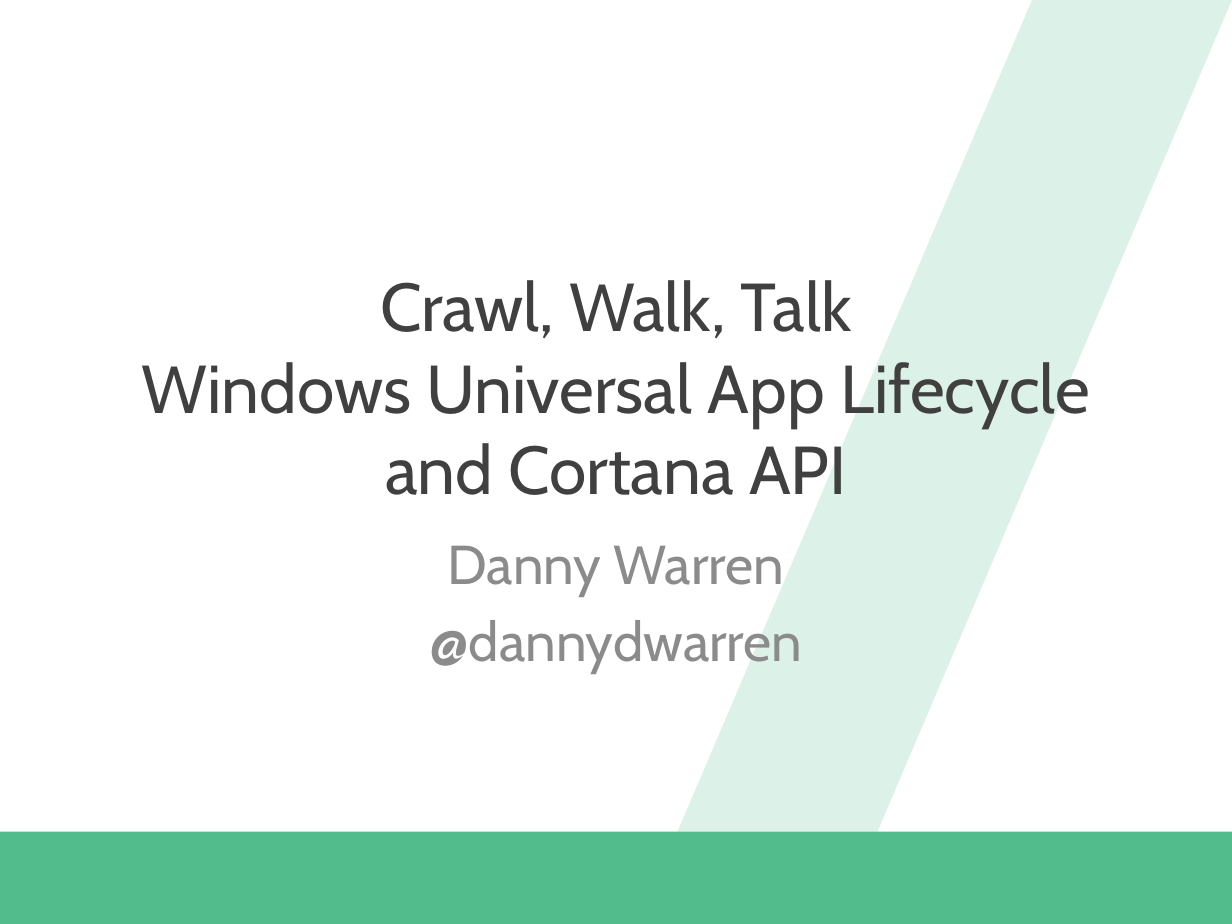
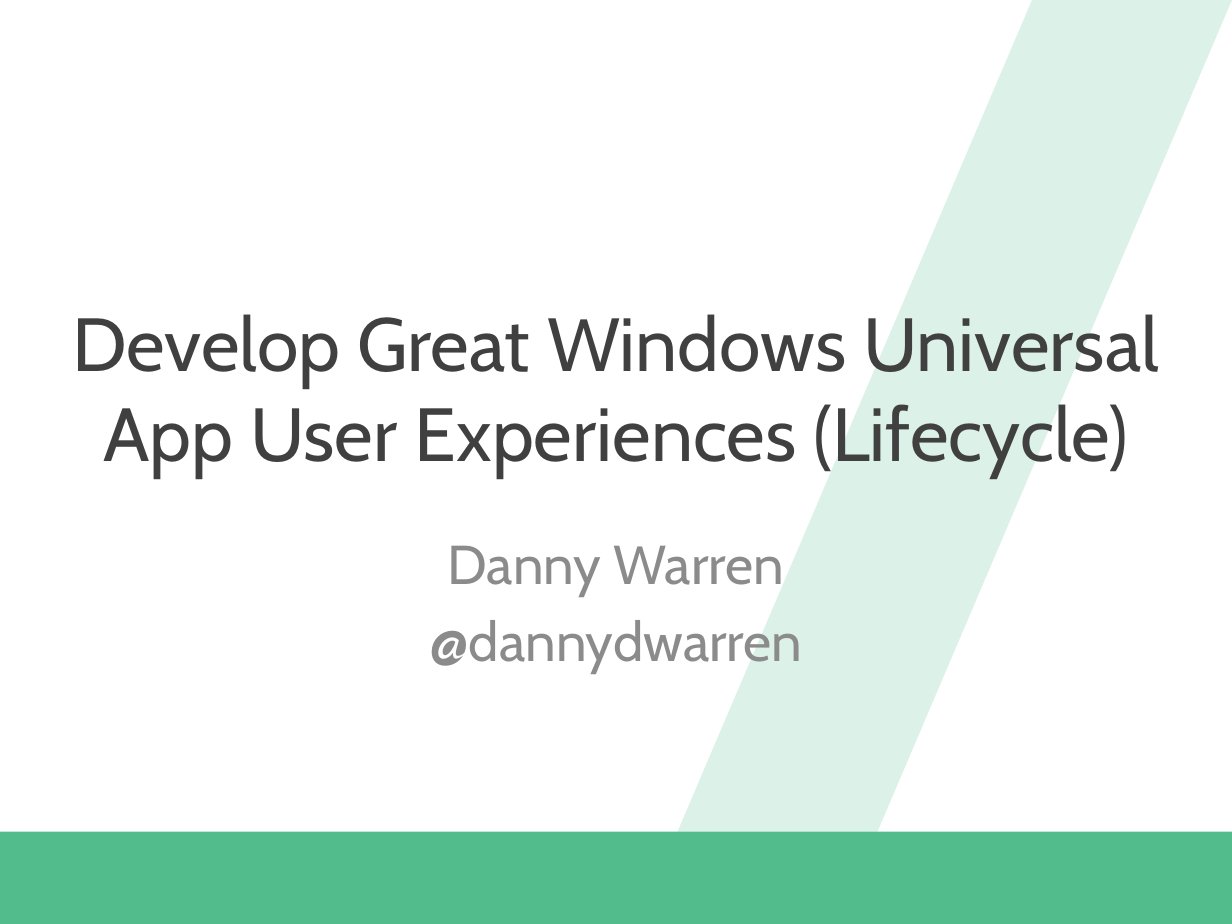
Before and after one commit to dannydwarren/CrawlWalkTalk, a slide deck: slide 1 of App And Page Lifecycle/Creating Great Windows Universal User Experiences.pptx. Drawn at 1232x924 pixels with LibreOffice and Linux fonts; fonts in the diff are those of the drawing; background and template pictures are left out. Boxes give left, top, right and bottom in pixels: in the first picture for what was removed or moved away, otherwise in the second. Text is boxed around its words. In the diff, an @@ line names an element or a change of style, - is before the commit and + after.

```diff
--- a/App And Page Lifecycle/Creating Great Windows Universal User Experiences.pptx
+++ b/App And Page Lifecycle/Creating Great Windows Universal User Experiences.pptx
@@ title at (72,314,1159,477): text changed; size 39.6 to 44 pt @@
-Crawl, Walk, Talk
-Windows Universal App Lifecycle
-and Cortana API
+Develop Great Windows Universal App User Experiences (Lifecycle)
```
Also in this commit, not shown: 1 other slide changed, 5 slides removed.
